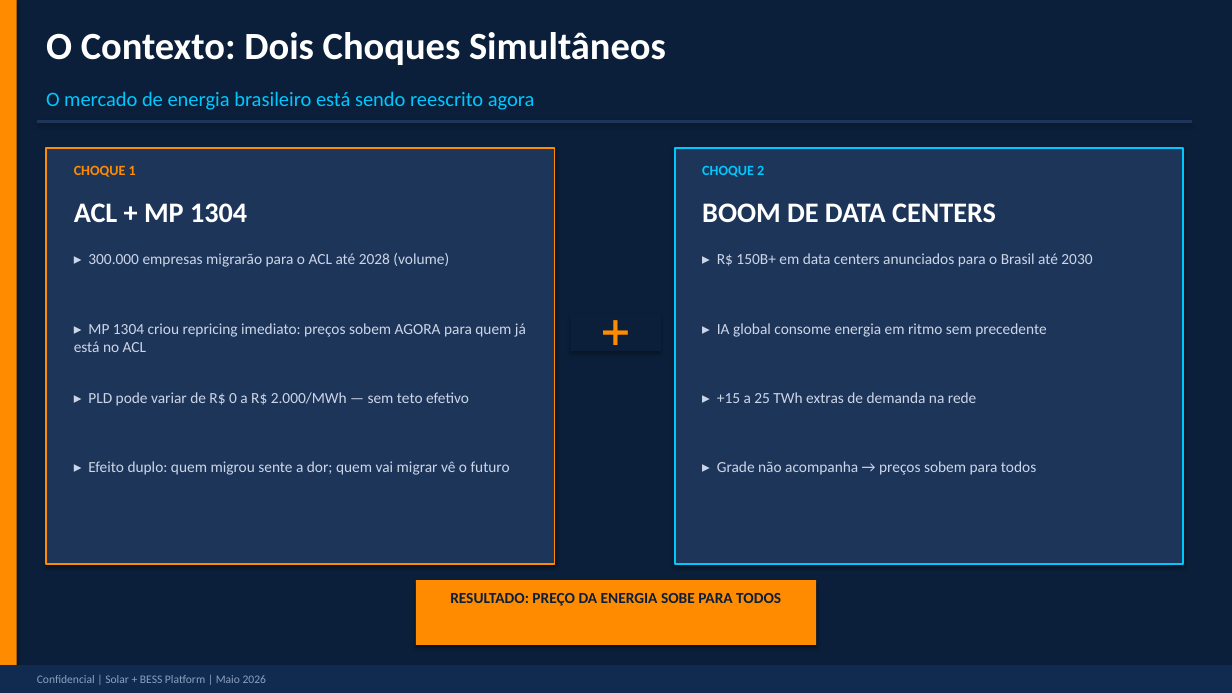
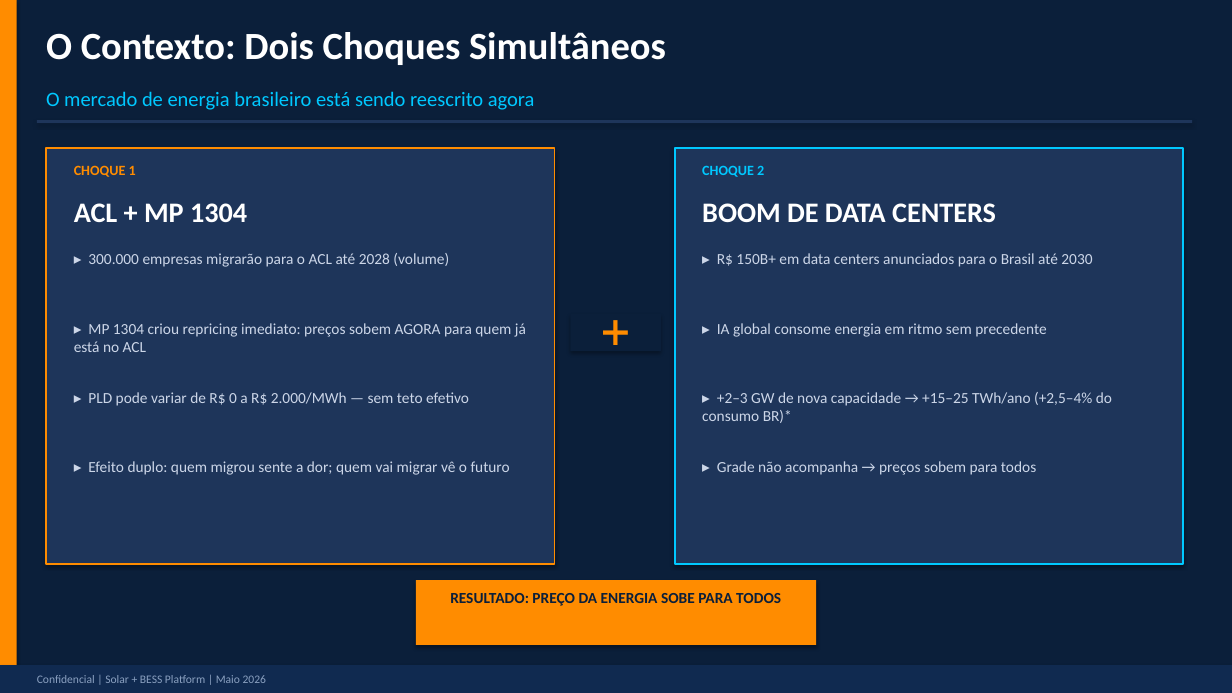
Before and after one commit to julianoper-creator/BessSimulator, a slide deck: slide 2 of docs/Solar_BESS_Platform_PitchDeck.pptx. Drawn at 1232x693 pixels with LibreOffice and Linux fonts; fonts in the diff are those of the drawing. Boxes give left, top, right and bottom in pixels: in the first picture for what was removed or moved away, otherwise in the second. Text is boxed around its words. In the diff, an @@ line names an element or a change of style, - is before the commit and + after.

```diff
--- a/docs/Solar_BESS_Platform_PitchDeck.pptx
+++ b/docs/Solar_BESS_Platform_PitchDeck.pptx
@@ text at [702,392,1112,423]: text changed @@
-▸ +15 a 25 TWh extras de demanda na rede
+▸ +2–3 GW de nova capacidade → +15–25 TWh/ano (+2,5–4% do consumo BR)*
```
Also in this commit, not shown: 3 other slides changed.
